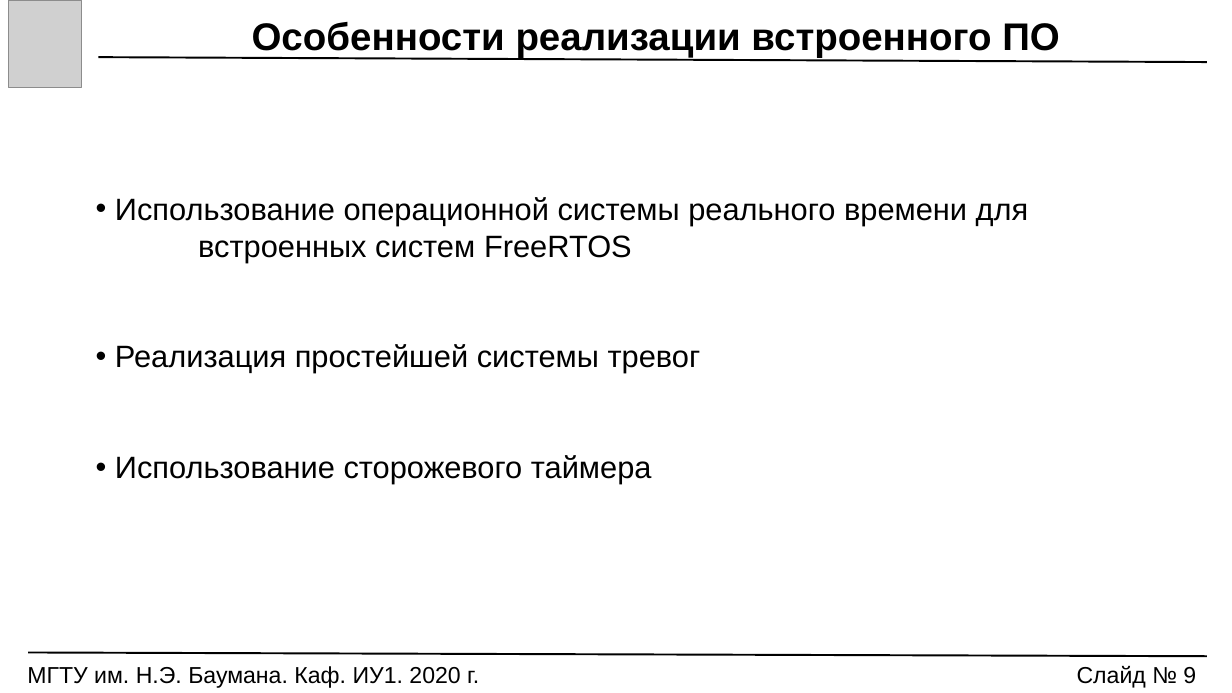
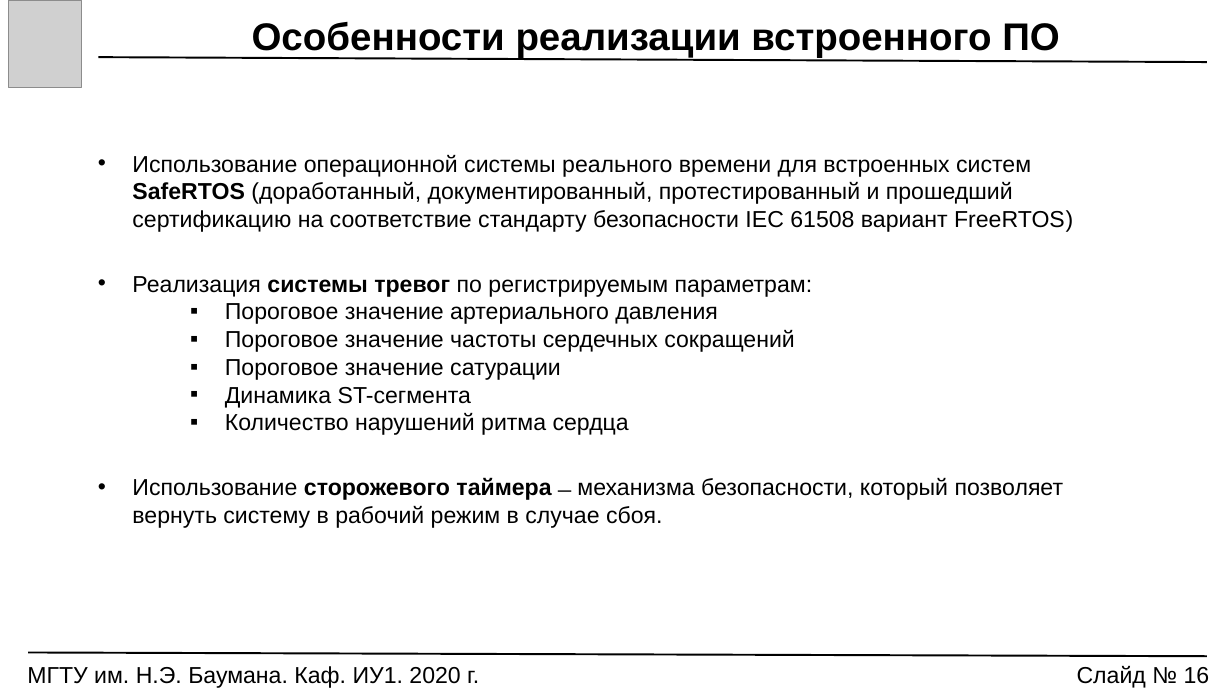
Before and after one commit to Markus85666/Graduation-Qualification-Work, a slide deck: slide 16 of РЕЧЬ_ПРЕЗЕНТАЦИЯ/VKR_Prezentatsia.pptx (slide 9 before the commit). Drawn at 1232x693 pixels with LibreOffice and Linux fonts; fonts in the diff are those of the drawing; grey boxes stand for pictures. Boxes give left, top, right and bottom in pixels: in the first picture for what was removed or moved away, otherwise in the second. Text is boxed around its words. In the diff, an @@ line names an element or a change of style, - is before the commit and + after.

```diff
--- a/РЕЧЬ_ПРЕЗЕНТАЦИЯ/VKR_Prezentatsia.pptx
+++ b/РЕЧЬ_ПРЕЗЕНТАЦИЯ/VKR_Prezentatsia.pptx
@@ text at box(132, 155, 1073, 528): text changed; size 24 to 18 pt @@
-• Использование операционной системы реального времени для встроенных систем FreeRTOS
-• Реализация простейшей системы тревог
-• Использование сторожевого таймера
+• Использование операционной системы реального времени для встроенных систем SafeRTOS (доработанный, документированный, протестированный и прошедший сертификацию на соответствие стандарту безопасности IEC 61508 вариант FreeRTOS)
+• Реализация системы тревог по регистрируемым параметрам:
+    ▪ Пороговое значение артериального давления
+    ▪ Пороговое значение частоты сердечных сокращений
+    ▪ Пороговое значение сатурации
+    ▪ Динамика ST-сегмента
+    ▪ Количество нарушений ритма сердца
+• Использование сторожевого таймера ̶ механизма безопасности, который позволяет вернуть систему в рабочий режим в случае сбоя.
@@ text at box(1077, 666, 1210, 688): text changed @@
-Слайд № 9
+Слайд № 16
```
Also in this commit, not shown: 12 other slides changed, 9 slides added, 16 other files.
